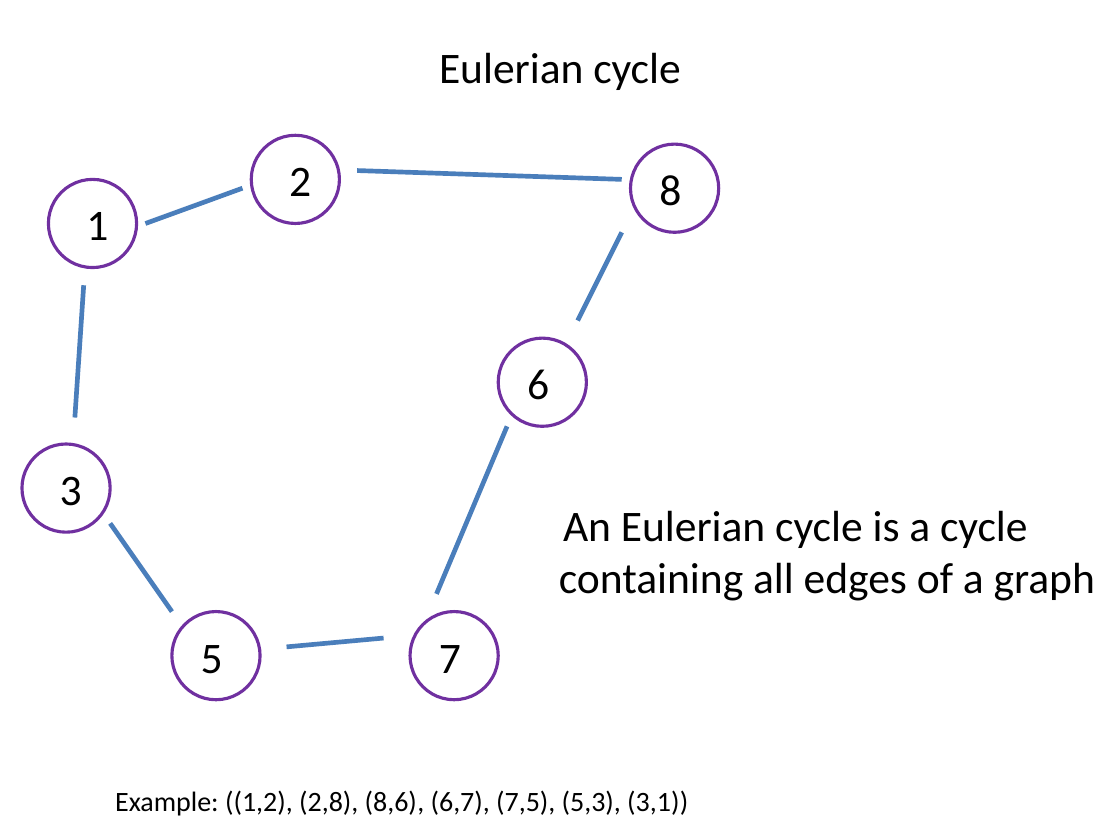
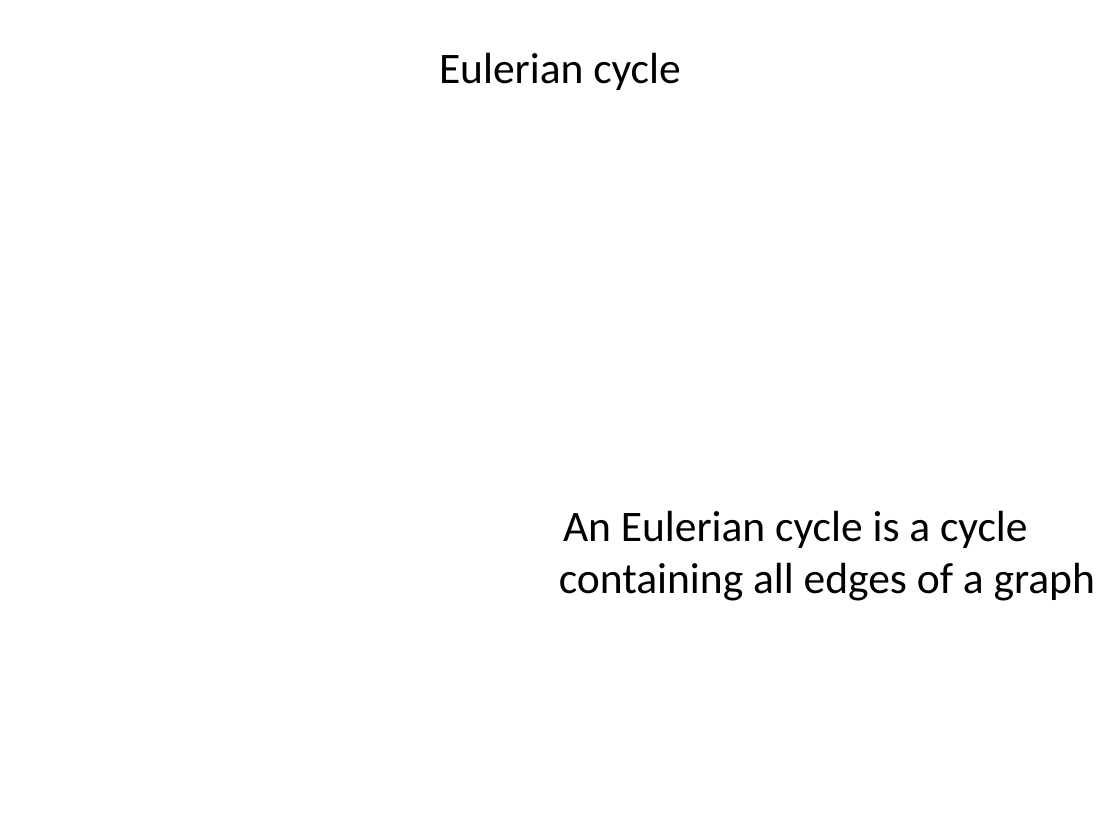
Before and after one commit to SteinbergOB/GraphAlgorithms_en, a slide deck: slide 99 of Presentation/Lection 0.pptx (slide 94 before the commit). Drawn at 1120x840 pixels with LibreOffice and Linux fonts; fonts in the diff are those of the drawing. Boxes give left, top, right and bottom in pixels: in the first picture for what was removed or moved away, otherwise in the second. Text is boxed around its words. In the diff, an @@ line names an element or a change of style, - is before the commit and + after.

```diff
--- a/Presentation/Lection 0.pptx
+++ b/Presentation/Lection 0.pptx
@@ ellipse removed at bbox=[251, 136, 339, 224] @@
@@ ellipse removed at bbox=[631, 144, 719, 233] @@
@@ ellipse removed at bbox=[48, 179, 137, 268] @@
@@ text removed at bbox=[289, 167, 311, 196] @@
-2
@@ line removed from (357, 170) to (622, 179) @@
@@ text removed at bbox=[659, 175, 681, 206] @@
-8
@@ line removed from (243, 188) to (146, 224) @@
@@ text removed at bbox=[86, 212, 108, 240] @@
-1
@@ line removed from (578, 320) to (622, 232) @@
@@ line removed from (84, 286) to (75, 418) @@
@@ ellipse removed at bbox=[498, 338, 587, 427] @@
@@ text removed at bbox=[527, 369, 549, 400] @@
-6
@@ ellipse removed at bbox=[22, 444, 111, 532] @@
@@ line removed from (507, 427) to (437, 594) @@
@@ text removed at bbox=[60, 476, 82, 506] @@
-3
@@ line removed from (110, 523) to (172, 612) @@
@@ ellipse removed at bbox=[172, 612, 261, 700] @@
@@ ellipse removed at bbox=[410, 612, 498, 700] @@
@@ text removed at bbox=[201, 645, 223, 674] @@
-5
@@ line removed from (384, 638) to (287, 647) @@
@@ text removed at bbox=[439, 645, 461, 673] @@
-7
@@ text removed at bbox=[115, 790, 688, 816] @@
-Example: ((1,2), (2,8), (8,6), (6,7), (7,5), (5,3), (3,1))
```
Also in this commit, not shown: 15 other slides changed, 7 slides added, 2 slides removed, 1 other file.
